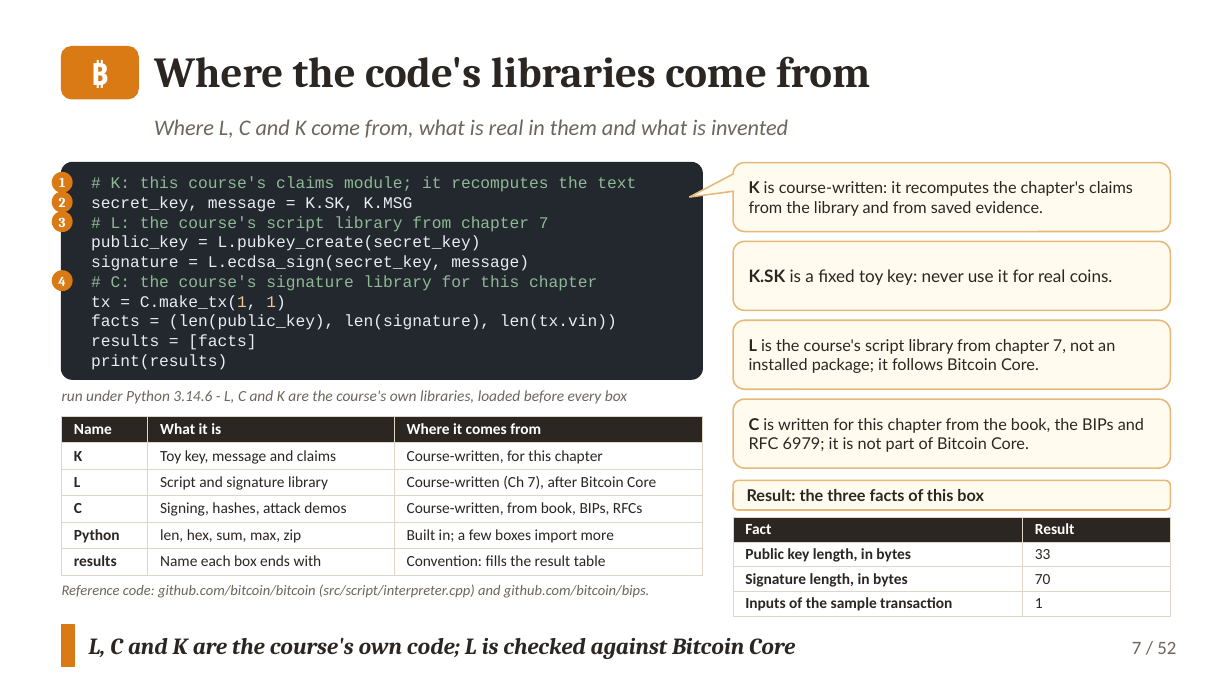
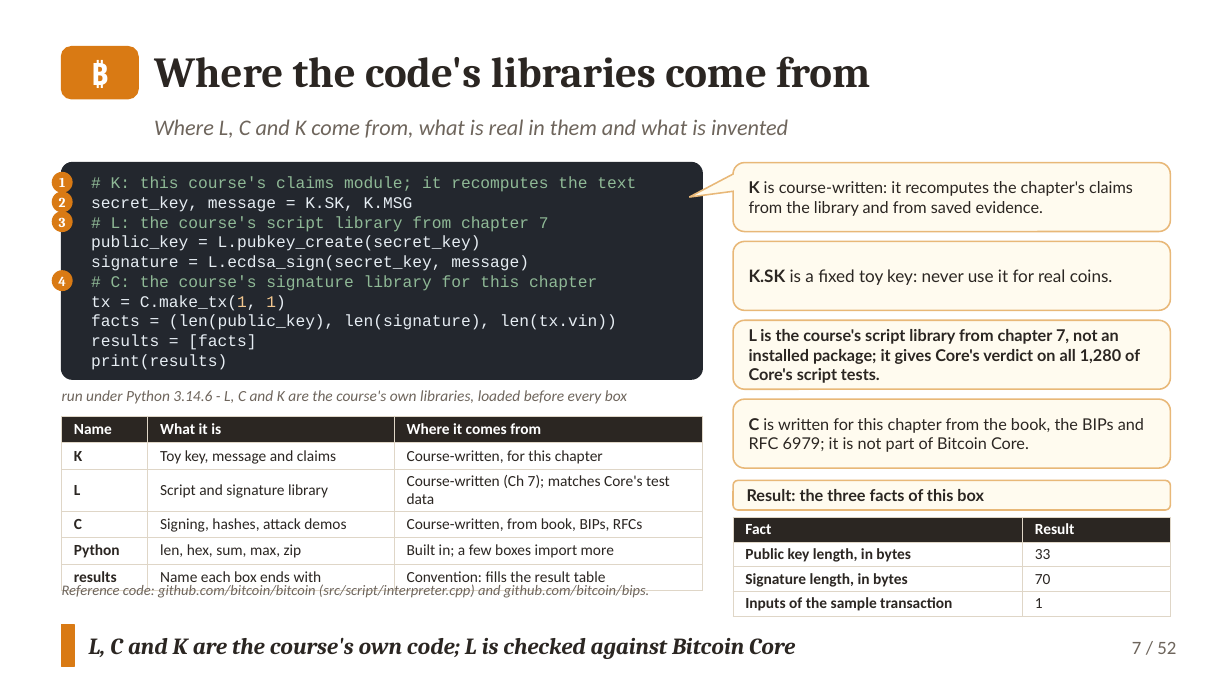
Before and after one commit to altunelyusuf/SEN0401, a slide deck: slide 7 of 03-materials/ch08/SEN0401_Ch08_DigitalSignatures_3e_v2_4_0.pptx. Drawn at 1232x693 pixels with LibreOffice and Linux fonts; fonts in the diff are those of the drawing. Boxes give left, top, right and bottom in pixels: in the first picture for what was removed or moved away, otherwise in the second. Text is boxed around its words. In the diff, an @@ line names an element or a change of style, - is before the commit and + after.

```diff
--- a/03-materials/ch08/SEN0401_Ch08_DigitalSignatures_3e_v2_4_0.pptx
+++ b/03-materials/ch08/SEN0401_Ch08_DigitalSignatures_3e_v2_4_0.pptx
@@ text in rounded rectangle at [749,329,1140,383]: text changed; bold on @@
-L is the course's script library from chapter 7, not an installed package; it follows Bitcoin Core.
+L is the course's script library from chapter 7, not an installed package; it gives Core's verdict on all 1,280 of Core's script tests.
@@ table at [62,416,702,591] @@
-row 3, column 3: Course-written (Ch 7), after Bitcoin Core
+row 3, column 3: Course-written (Ch 7); matches Core's test data
```
Also in this commit, not shown: 2 other files.
